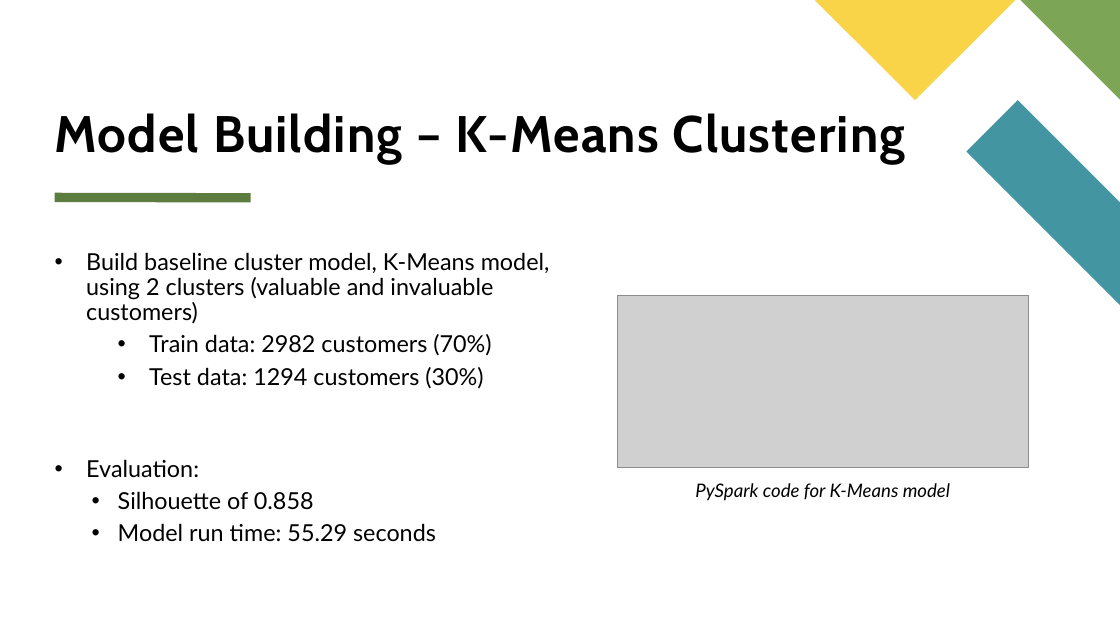
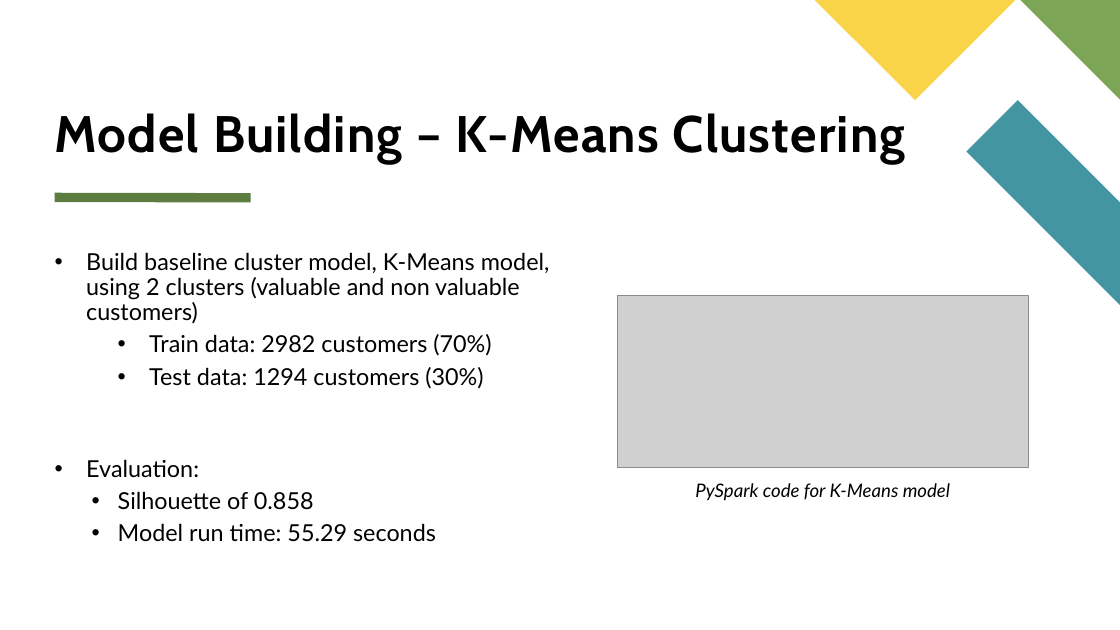
Before and after one commit to kstickmueller/CIS731-finalproject, a slide deck: slide 9 of Determing Customer Valuableness CIS731 Final Project.pptx. Drawn at 1120x630 pixels with LibreOffice and Linux fonts; fonts in the diff are those of the drawing; grey boxes stand for pictures. Boxes give left, top, right and bottom in pixels: in the first picture for what was removed or moved away, otherwise in the second. Text is boxed around its words. In the diff, an @@ line names an element or a change of style, - is before the commit and + after.

```diff
--- a/Determing Customer Valuableness CIS731 Final Project.pptx
+++ b/Determing Customer Valuableness CIS731 Final Project.pptx
@@ text at box(86, 252, 550, 324): text changed @@
-• Build baseline cluster model, K-Means model, using 2 clusters (valuable and invaluable customers)
+• Build baseline cluster model, K-Means model, using 2 clusters (valuable and non valuable customers)
```
Also in this commit, not shown: 2 other slides changed.
